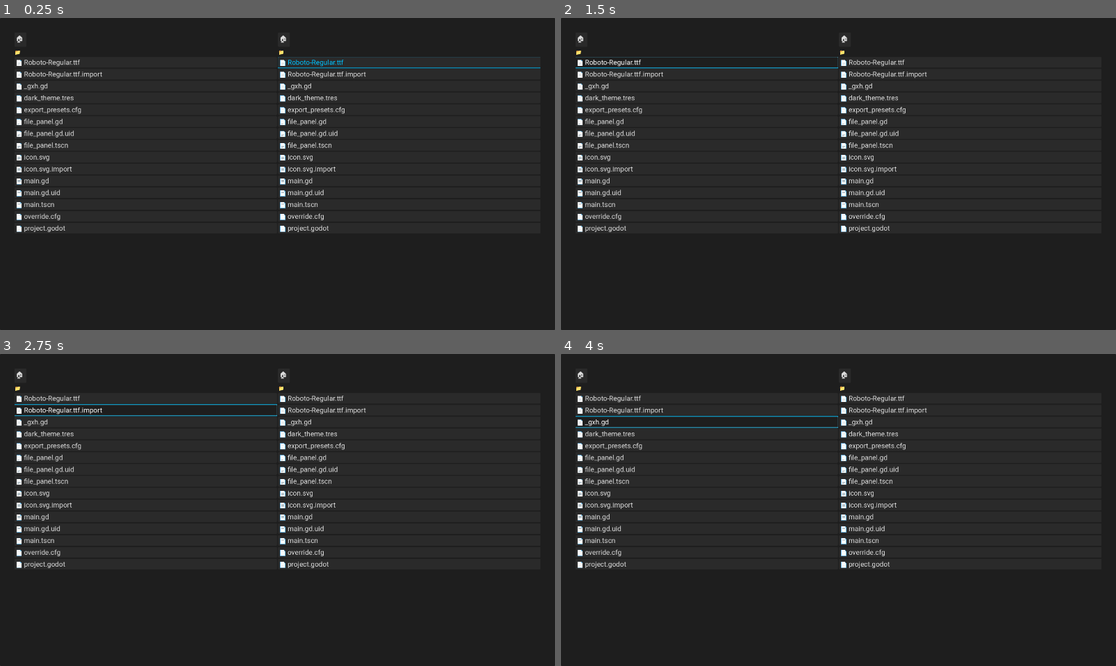
Above: before the commit, frames 1-4 (two rows, left to right).
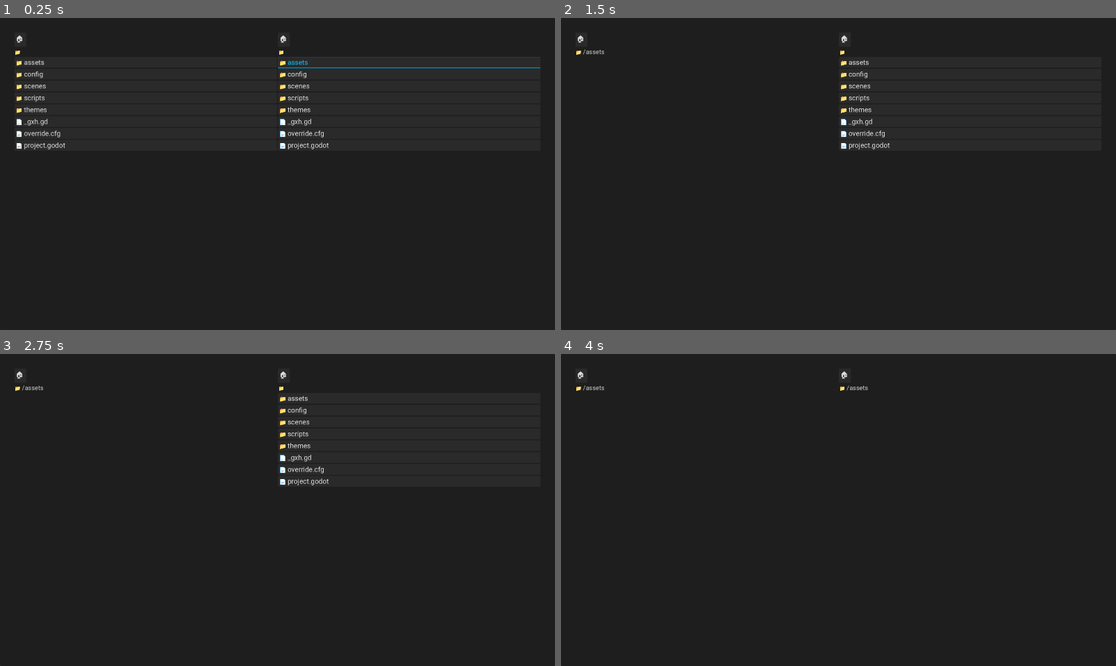
Above: after the commit, the same moments.

Repository: dbudyak/deckcommander
Game: Godot game, scene res://scenes/main.tscn
Two runs of this game, one before a commit and one after it. Both use one fixed random seed, a clock stepped at 60 frames per second and the inputs below. Before the commit the project starts from res://main.tscn.
Inputs (mouse positions are in pixels of both pictures, inside the frame that each line leads up to):
- Up to frame 1 (0.25 s): no input
- Up to frame 2 (1.5 s): click "🏠" at 0.5 s; click (705, 61) at 1.25 s, where only the run before the commit has a clickable "📄 Roboto-Regular.ttf"
- Up to frame 3 (2.75 s): click (144, 410) at 2 s, where only the run before the commit has a clickable "📄 Roboto-Regular.ttf.import"
- Up to frame 4 (4 s): click (971, 397) at 2.75 s, where only the run after the commit has a clickable "📁 assets"; click (705, 422) at 3.5 s, where only the run before the commit has a clickable "📄 _gxh.gd"

The runs differ from the first frame. In frame 1, 2.6% of the frame differs, in the area x 3-66%, y 13-69%; in frame 2, 3.1%; in frame 3, 3.2%; in frame 4, 3.2%, in the area x 2-66%, y 10-69%.

Commit message:
file reorg

Diff:
--- a/project.godot
+++ b/project.godot
@@ -11,10 +11,10 @@
 [application]
 
 config/name="DeckCommander"
-run/main_scene="res://main.tscn"
+run/main_scene="res://scenes/main.tscn"
 config/features=PackedStringArray("4.4", "GL Compatibility")
 run/max_fps=90
-config/icon="res://icon.svg"
+config/icon="res://assets/icons/icon.svg"
 
 [display]
 
--- a/file_panel.tscn
+++ b/scenes/file_panel.tscn
@@ -1,6 +1,6 @@
 [gd_scene load_steps=2 format=3 uid="uid://ej135486728r"]
 
-[ext_resource type="Script" uid="uid://vikhajmxo7au" path="res://file_panel.gd" id="1_4wi4a"]
+[ext_resource type="Script" uid="uid://vikhajmxo7au" path="res://scripts/file_panel.gd" id="1_4wi4a"]
 
 [node name="FilePanel" type="VBoxContainer"]
 anchors_preset = 15
--- a/main.tscn
+++ b/scenes/main.tscn
@@ -1,8 +1,8 @@
 [gd_scene load_steps=4 format=3 uid="uid://8tetw1k11l3x"]
 
-[ext_resource type="Theme" uid="uid://tht8k0c33bff" path="res://dark_theme.tres" id="1_h2yge"]
-[ext_resource type="Script" uid="uid://b8qfe75qeeqj5" path="res://main.gd" id="1_ig7tw"]
-[ext_resource type="PackedScene" uid="uid://ej135486728r" path="res://file_panel.tscn" id="2_0xm2m"]
+[ext_resource type="Theme" uid="uid://tht8k0c33bff" path="res://themes/dark_theme.tres" id="1_sugp2"]
+[ext_resource type="Script" uid="uid://b8qfe75qeeqj5" path="res://scripts/main.gd" id="2_jyhfs"]
+[ext_resource type="PackedScene" uid="uid://ej135486728r" path="res://scenes/file_panel.tscn" id="3_tbgi4"]
 
 [node name="Main" type="Control"]
 layout_mode = 3
@@ -11,8 +11,8 @@
 anchor_bottom = 1.0
 grow_horizontal = 2
 grow_vertical = 2
-theme = ExtResource("1_h2yge")
-script = ExtResource("1_ig7tw")
+theme = ExtResource("1_sugp2")
+script = ExtResource("2_jyhfs")
 
 [node name="Panel" type="Panel" parent="."]
 layout_mode = 1
@@ -41,10 +41,10 @@
 layout_mode = 2
 size_flags_vertical = 3
 
-[node name="LeftPanel" parent="Panel/VBoxContainer/PanelsContainer" instance=ExtResource("2_0xm2m")]
+[node name="LeftPanel" parent="Panel/VBoxContainer/PanelsContainer" instance=ExtResource("3_tbgi4")]
 layout_mode = 2
 
-[node name="RightPanel" parent="Panel/VBoxContainer/PanelsContainer" instance=ExtResource("2_0xm2m")]
+[node name="RightPanel" parent="Panel/VBoxContainer/PanelsContainer" instance=ExtResource("3_tbgi4")]
 layout_mode = 2
 
 [node name="StatusLabel" type="HBoxContainer" parent="Panel/VBoxContainer"]
--- a/file_panel.gd
+++ b/scripts/file_panel.gd
@@ -1,4 +1,5 @@
 extends VBoxContainer
+class_name FilePanel
 
 @onready var current_path_label = $CurrentPathLabel
 @onready var file_list = $ScrollContainer/FileList
--- a/dark_theme.tres
+++ b/themes/dark_theme.tres
@@ -1,6 +1,6 @@
 [gd_resource type="Theme" load_steps=11 format=3 uid="uid://tht8k0c33bff"]
 
-[ext_resource type="FontFile" uid="uid://fmxyayn1ysoe" path="res://Roboto-Regular.ttf" id="1_c1cel"]
+[ext_resource type="FontFile" uid="uid://fmxyayn1ysoe" path="res://assets/fonts/Roboto-Regular.ttf" id="1_c1cel"]
 
 [sub_resource type="StyleBoxFlat" id="StyleBoxFlat_3luov"]
 content_margin_left = 4.0
Renamed: Roboto-Regular.ttf -> assets/fonts/Roboto-Regular.ttf
Not shown, changed: assets/fonts/Roboto-Regular.ttf.import
Renamed: icon.svg -> assets/icons/icon.svg
Not shown, changed: assets/icons/icon.svg.import
Renamed: export_presets.cfg -> config/export_presets.cfg
Renamed: file_panel.gd.uid -> scripts/file_panel.gd.uid
Renamed: main.gd -> scripts/main.gd
Renamed: main.gd.uid -> scripts/main.gd.uid
